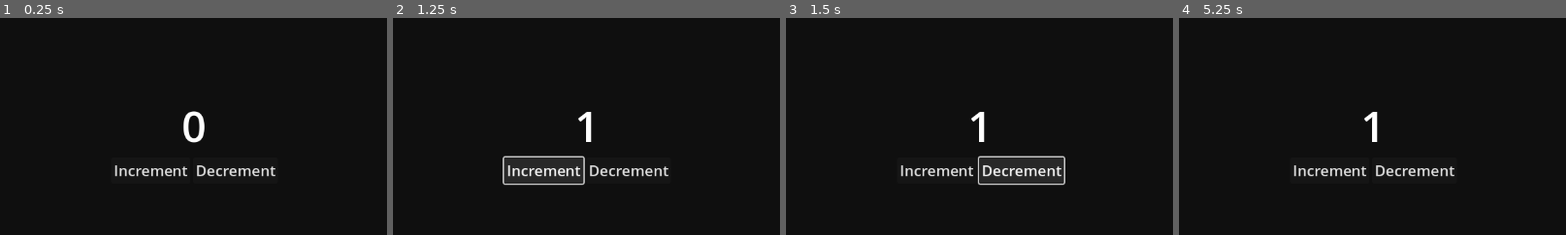
Above: before the commit, frames 1-4 (left to right).
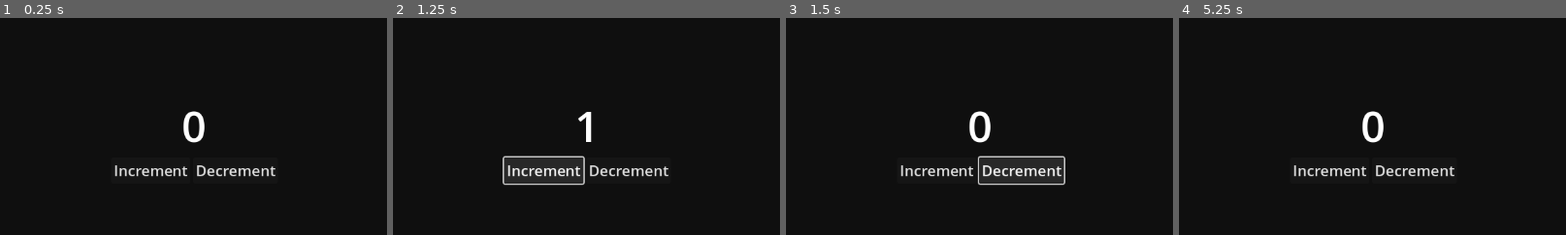
Above: after the commit, the same moments.

Repository: jcmljunior/godot-redux
Game: Godot game, scene res://features/counter/scenes/counter.tscn
Same seed, same stepped clock (60 frames per second), same inputs: the game is played once before the commit and once after it.
Inputs (mouse positions are % of the whole screen's width and height, from its top left):
- Up to frame 1 (0.25 s): no input
- Up to frame 2 (1.25 s): click "Increment" at 0.5 s
- Up to frame 3 (1.5 s): click "Decrement" at 1.25 s
- Up to frame 4 (5.25 s): click "Increment" at 2 s; click "Decrement" at 2.75 s; click "Increment" at 3.5 s; click "Decrement" at 4.25 s; tap Enter at 5 s; move the mouse to (72, 45) at 5.02 s; click (72, 45) at 5.17 s
The pictures show only the part of the screen within x 25-75%, y 26-76%; the shares and areas given below are measured in that part.

Frames 1-2 are identical in both runs. In frame 3, 0.5% of the frame differs, in the area x 47-53%, y 42-58%; in frame 4, 0.5%.
Error before the commit: Trying to assign value of type 'bool' to a variable of type 'Callable'. (res://features/store/scripts/store.gd:101)

Commit message:
adicionado bloqueio de execução por middlewares

Diff:
--- a/features/store/scripts/store.gd
+++ b/features/store/scripts/store.gd
@@ -28,6 +28,9 @@
 
 # Essa função atualiza o estado com base em uma ação.
 func dispatch(action: Dictionary) -> void:
+	var running = true
+	var register_state: Callable
+
 	for key in store.keys():
 
 		# Pula para o proxímo indice se a relação entre
@@ -61,7 +64,10 @@
 				])
 
 				# Registra as modificações de estado.
-				state[key] = next_state
+				#state[key] = next_state
+
+				register_state = func():
+					state[key] = next_state
 
 		elif typeof(current_state) == TYPE_DICTIONARY:
 			for index in next_state.keys():
@@ -74,18 +80,26 @@
 				])
 
 				# Registra as modificações de estado.
-				state[key] = shallow_merge(next_state, current_state)
+				register_state = func():
+					state[key] = shallow_merge(next_state, current_state)
 
 		# Executa o loop para execução dos observadores.
-		var response: Callable;
+		var response: bool;
 		for middleware in get_middlewares_with_key_value("on", "ready", store.get(key).get("middlewares")):
 			if middleware.get("type") != action.get("type"):
 				continue
 
 			response = middleware.get("method").call(changed_state)
-			response.call()
 
+			if not response:
+				running = false
+				break
+
+		# Bloqueia a execução
+		if not running:
 			break
+
+		register_state.call()
 
 		# Notifica os observadores.
 		changed_state_event_handler.emit()
@@ -99,13 +113,15 @@
 				continue
 
 			response = middleware.get("method").call(changed_state)
-			response.call()
+
+			if not response:
+				running = false
+				break
+
 			break
 
 		# Finaliza o loop for.
 		break
-
-	pass
 
 # Inscrição para ouvir modificações de estado de um único objeto.
 func subscribe(key: String, method: Callable, connect_type: ConnectFlags) -> void:
